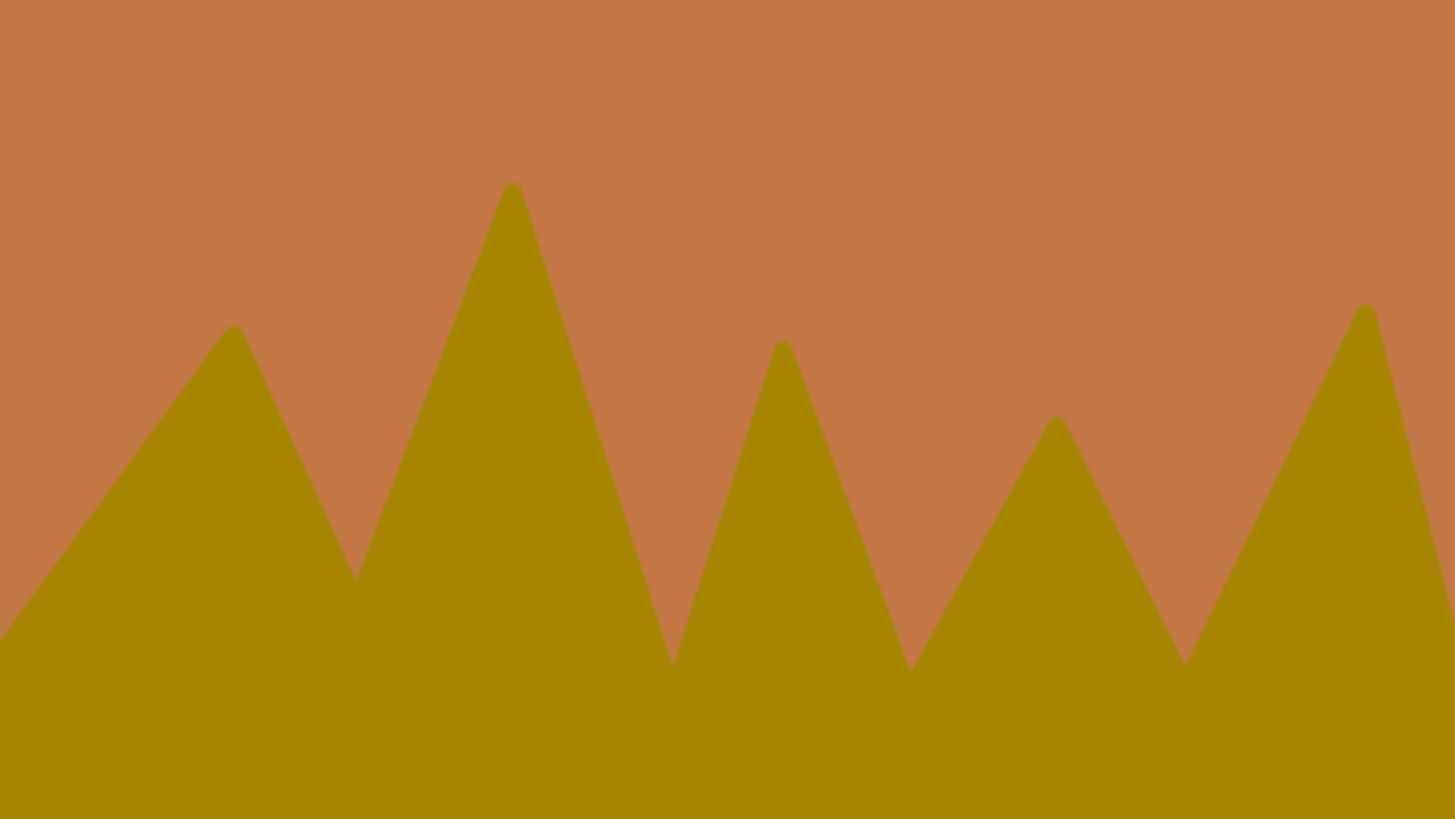
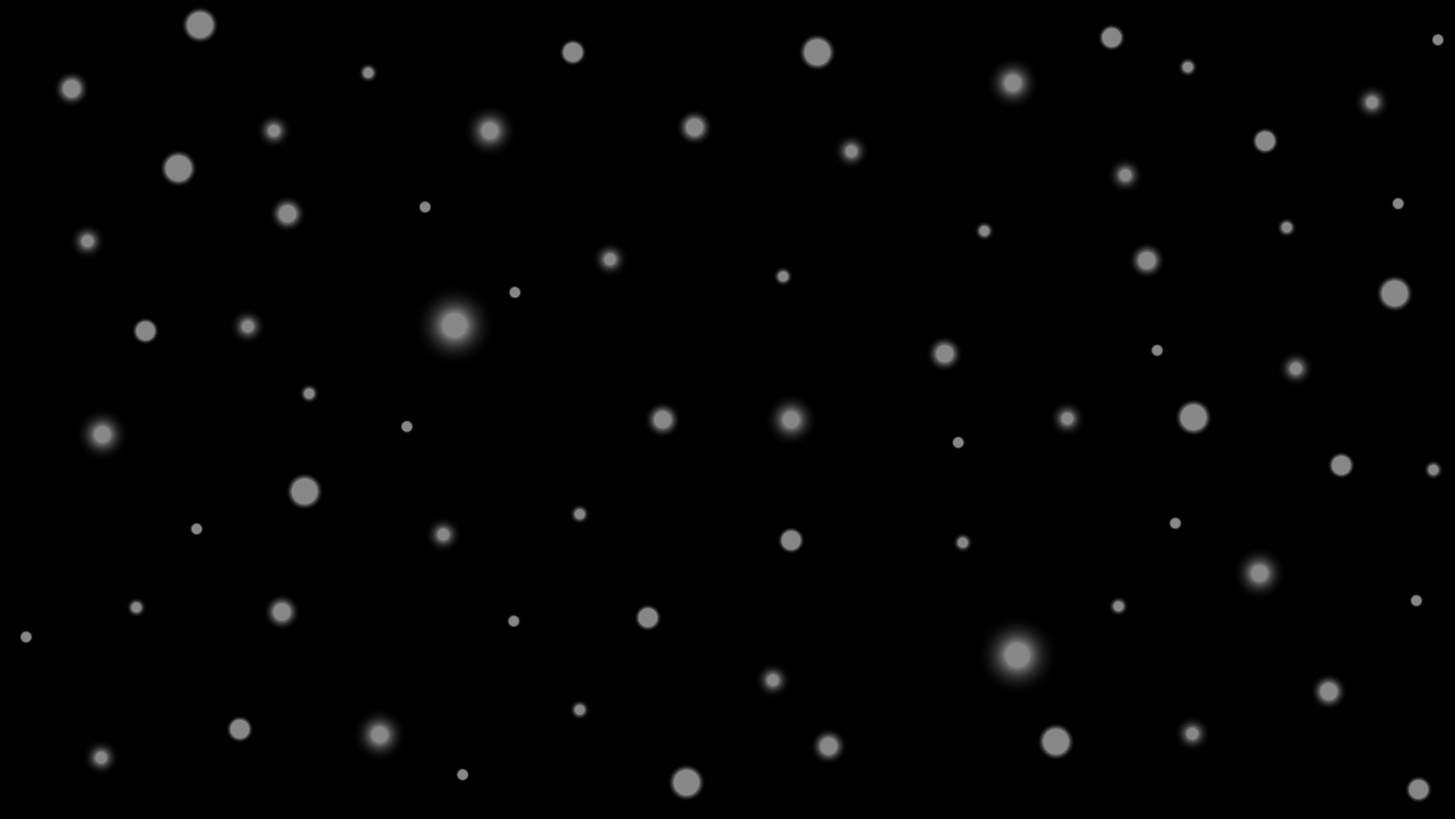
Two versions of the same layered image (1455x819). Layer-by-layer changes:
added layer "Space FG" above "Space Mid" over [18,6,1446,803]
added layer "Space Mid" above "Space BG" over [53,56,1444,765]
added layer "Space BG" above "Space Background" over [69,56,1391,776]
added layer "Space Background" above "FG Mountains" over [0,0,1455,819]
hid "FG Mountains" over [0,179,1455,819]
hid "Background" over [0,0,1455,819]
